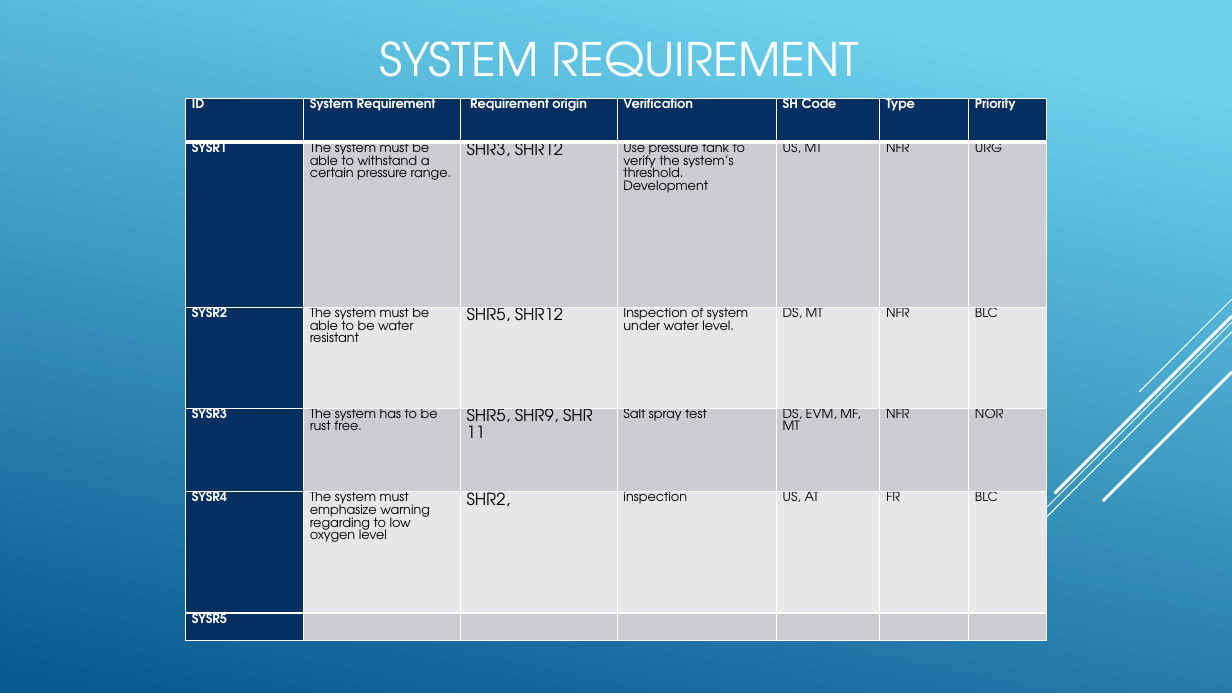
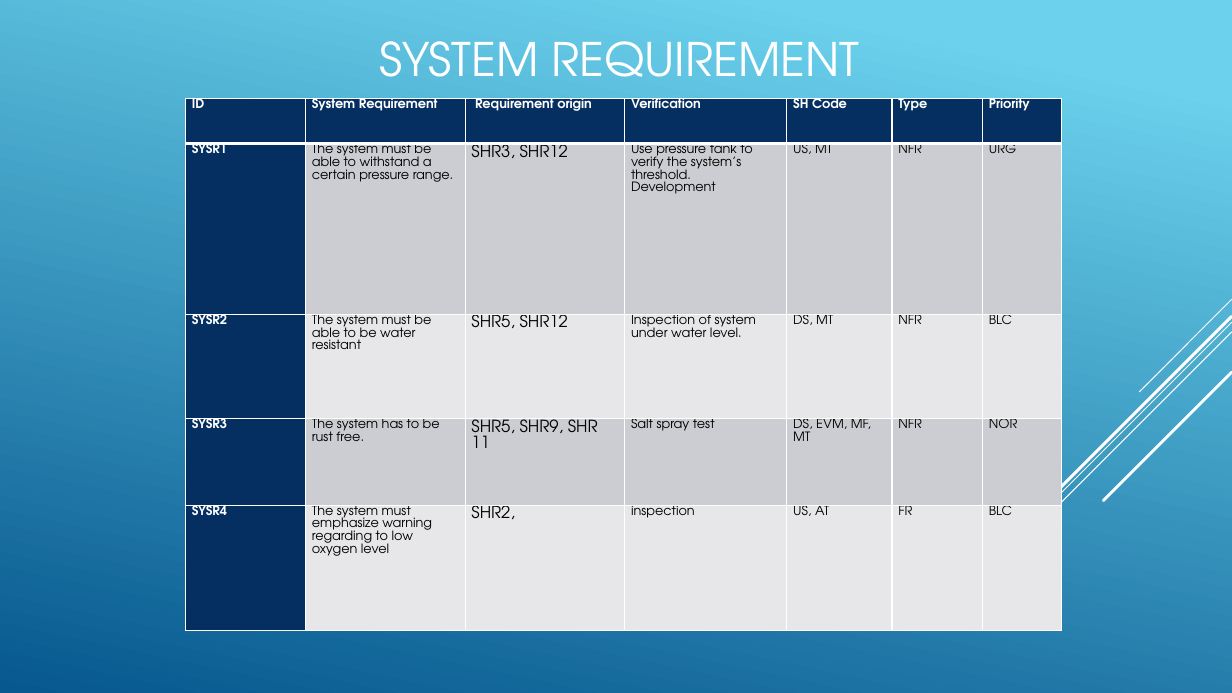
Before and after one commit to USNMasterEmSys2018/System-Engineering, a slide deck: slide 17 of S.A.V.E/Security Application Via Engineering1-2.pptx. Drawn at 1232x693 pixels with LibreOffice and Linux fonts; fonts in the diff are those of the drawing. Boxes give left, top, right and bottom in pixels: in the first picture for what was removed or moved away, otherwise in the second. Text is boxed around its words. In the diff, an @@ line names an element or a change of style, - is before the commit and + after.

Commit message:
zakiyas's slides added

```diff
--- a/S.A.V.E/Security Application Via Engineering1-2.pptx
+++ b/S.A.V.E/Security Application Via Engineering1-2.pptx
@@ table at <box>186,99,1063,631</box> @@
-row 6: SYSR5 |  |  |  |  |  | 
@@ table: place and size @@
-table at <box>186,99,1047,640</box>
+table at <box>186,99,1063,631</box>
```
Also in this commit, not shown: 2 other files.
